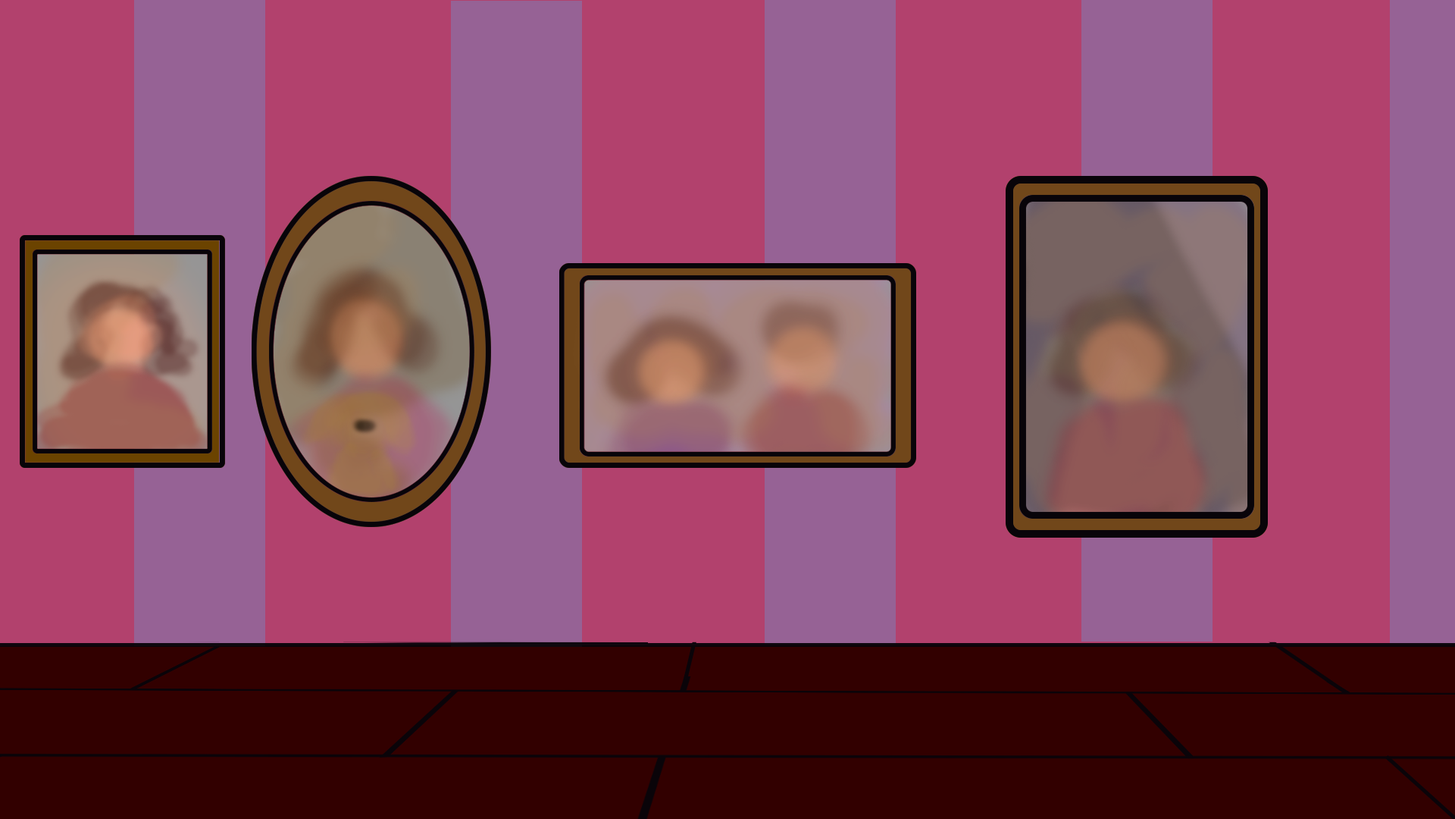
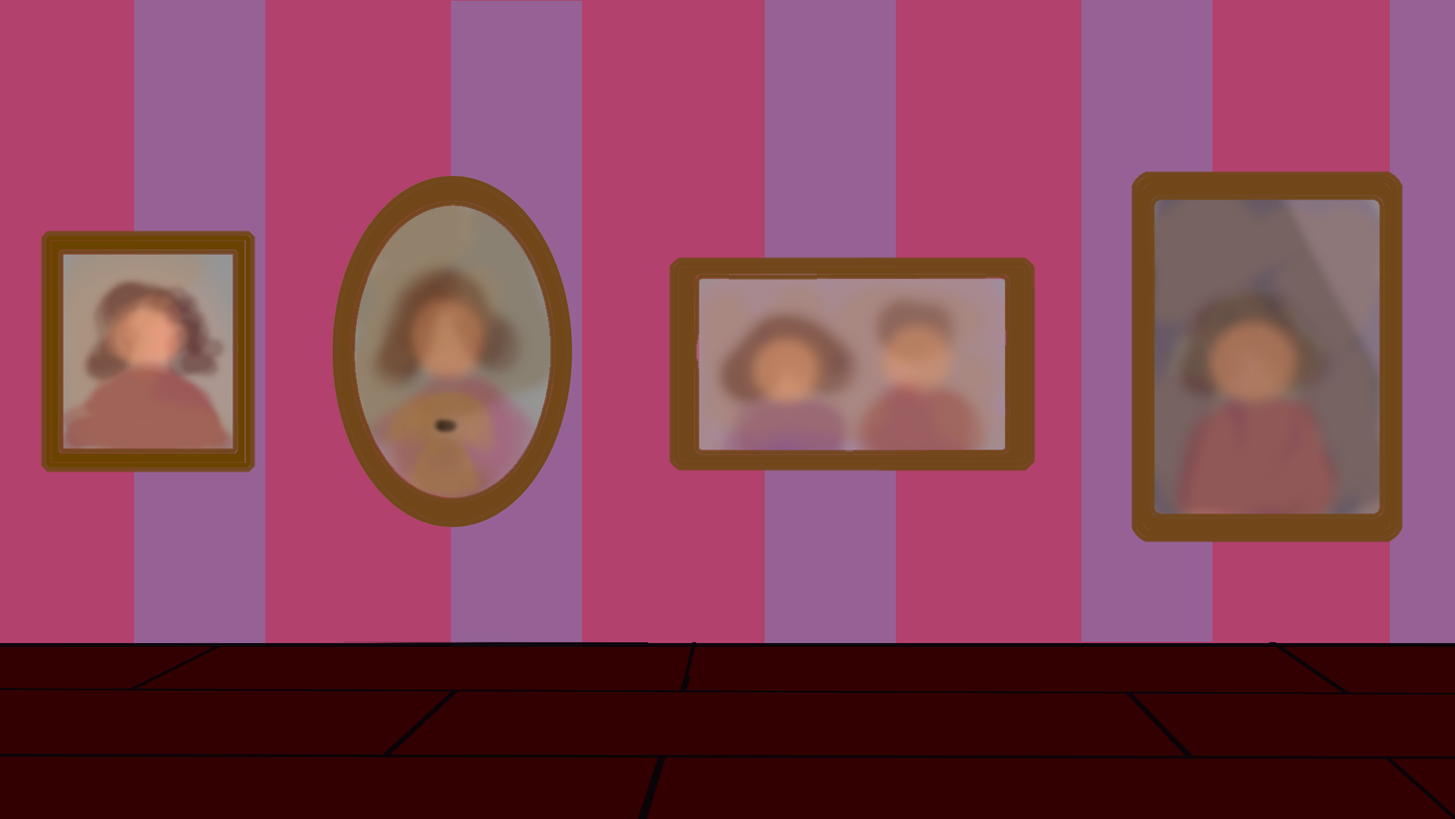
Two versions of the same layered image (1455 x 819). Layer-by-layer changes:
removed group "cuadros" (9 layers) over [19, 175, 1269, 538]
removed layer "Rectángulo redondeado 3 copia" from group "cuadros" over [1019, 194, 1255, 519]
removed layer "Rectángulo redondeado 3" from group "cuadros" over [1005, 175, 1269, 538]
removed layer "Rectángulo redondeado 2 copia" from group "cuadros" over [579, 275, 896, 457]
removed layer "Rectángulo redondeado 2" from group "cuadros" over [559, 263, 917, 468]
removed layer "Elipse 1 copia" from group "cuadros" over [269, 200, 475, 502]
removed layer "Elipse 1" from group "cuadros" over [251, 175, 492, 527]
removed layer "Rectángulo redondeado 1 copia" from group "cuadros" over [32, 249, 213, 454]
removed layer "Rectángulo redondeado 1" from group "cuadros" over [19, 234, 226, 468]
moved "Capa 10" out of group "cuadros", painted on it over [19, 171, 1404, 542]
